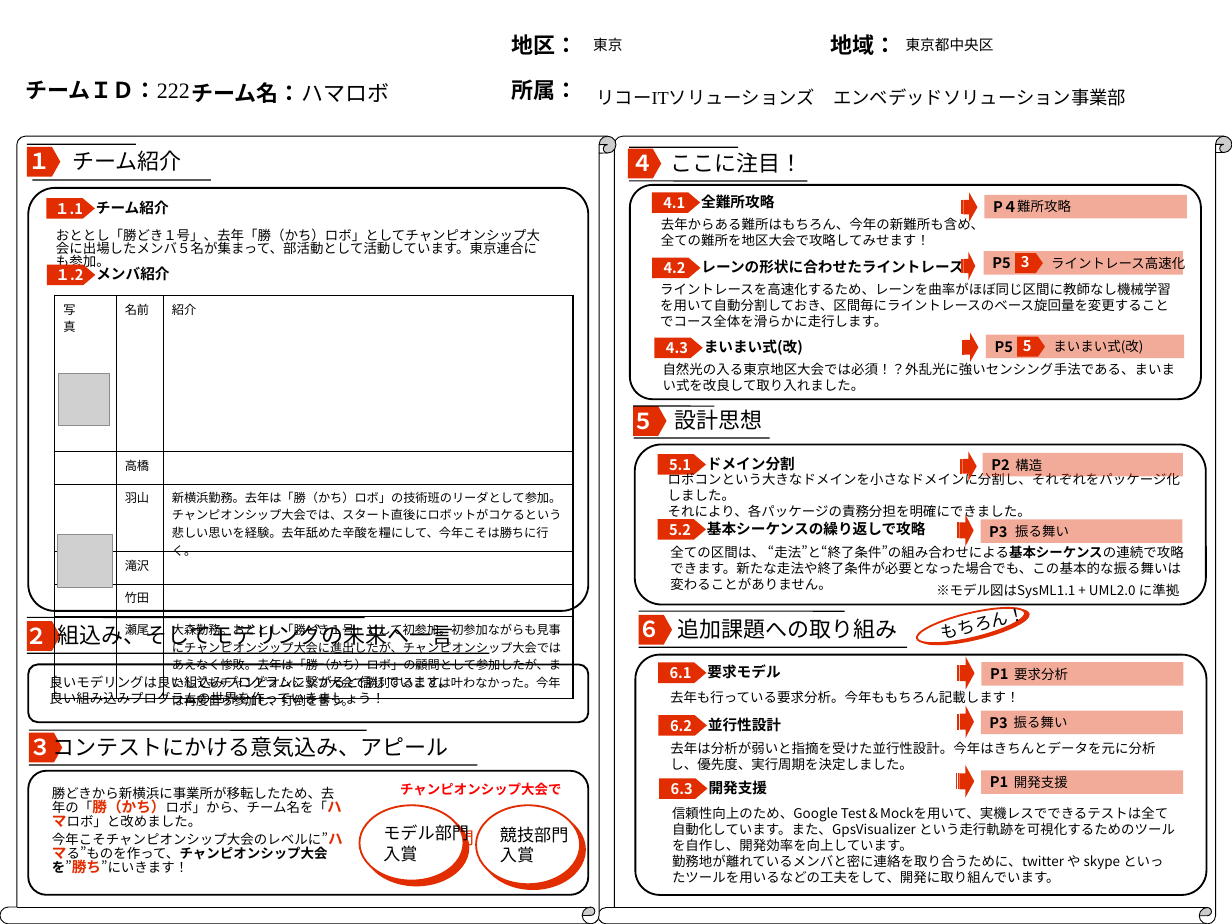
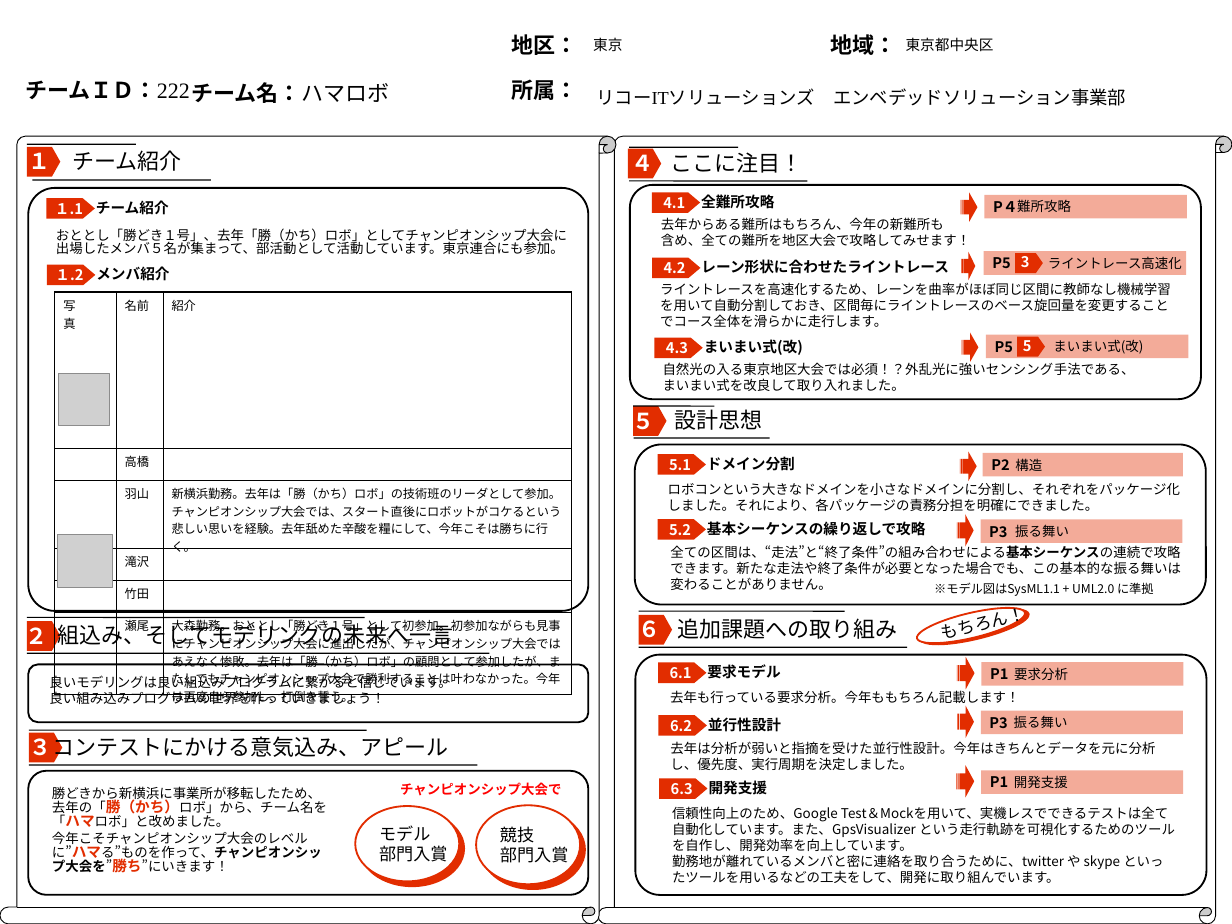
Before and after one commit to jrits/model2011, a slide deck: slide 1 of model_0/222_hamarobo_concept.ppt. Drawn at 1232x924 pixels with LibreOffice and Linux fonts; fonts in the diff are those of the drawing; grey boxes stand for pictures; background and template pictures are left out. Boxes give left, top, right and bottom in pixels: in the first picture for what was removed or moved away, otherwise in the second. Text is boxed around its words. In the diff, an @@ line names an element or a change of style, - is before the commit and + after.

```diff
--- a/model_0/222_hamarobo_concept.ppt
+++ b/model_0/222_hamarobo_concept.ppt
@@ text "おととし「勝どき１号」、去年「勝（かち）ロボ」としてチャンピオンシップ大会に出場したメンバ５名が集まって、部活動として活 ..." rewrapped from <box>56,228,540,270</box> to <box>56,228,567,254</box> @@
@@ text at <box>661,217,970,246</box>: spaces changed @@
-去年からある難所はもちろん、今年の新難所も含め、
-全ての難所を地区大会で攻略してみせます！
+去年からある難所はもちろん、今年の新難所も
+含め、全ての難所を地区大会で攻略してみせます！
@@ text at <box>701,259,949,274</box>: text changed @@
-レーンの形状に合わせたライントレース
+レーン形状に合わせたライントレース
@@ table: place and size @@
-table at <box>55,296,574,710</box>
+table at <box>55,292,571,708</box>
@@ rectangle "P5": place and size @@
-rectangle "P5" at <box>986,334,1184,358</box>
+rectangle "P5" at <box>986,334,1188,358</box>
@@ text at <box>663,360,1135,391</box>: text changed @@
-自然光の入る東京地区大会では必須！？外乱光に強いセンシング手法である、まいまい式を改良して取り入れました。
+自然光の入る東京地区大会では必須！？外乱光に強いセンシング手法である、
+まいまい式を改良して取り入れました。
@@ text at <box>668,480,1180,511</box>: text changed @@
-ロボコンという大きなドメインを小さなドメインに分割し、それぞれをパッケージ化しました。
-それにより、各パッケージの責務分担を明確にできました。
+ロボコンという大きなドメインを小さなドメインに分割し、それぞれをパッケージ化しました。それにより、各パッケージの責務分担を明確にできました。
@@ text at <box>670,543,1180,590</box>: spaces changed @@
-全ての区間は、 “走法”と“終了条件”の組み合わせによる基本シーケンスの連続で攻略できます。新たな走法や終了条件が必要となった場合でも、この基本的な振る舞いは変わることがありません。
+全ての区間は、“走法”と“終了条件”の組み合わせによる基本シーケンスの連続で攻略できます。新たな走法や終了条件が必要となった場合でも、この基本的な振る舞いは変わることがありません。
@@ text "※モデル図はSysML1.1 + UML2.0 に準拠" at <box>934,582,1154,596</box>: size 11 to 10 pt @@
@@ outline redrawn in 8 elements at <box>961,193,978,223</box>, <box>961,252,975,281</box>, <box>962,333,979,363</box>, <box>960,451,977,481</box>, <box>957,514,973,546</box>, <box>957,657,974,690</box>, <box>957,765,974,797</box>, <box>957,706,974,738</box> @@
@@ text "勝どきから新横浜に事業所が移転したため、去年の「勝（かち）ロボ」から、チーム名を「ハマロボ」と改めました。" rewrapped from <box>52,786,343,873</box> to <box>52,786,327,872</box> @@
@@ ellipse "モデル": place and size @@
-ellipse "モデル" at <box>360,805,464,881</box>
+ellipse "モデル" at <box>356,806,459,882</box>
@@ text in ellipse at <box>379,827,448,862</box>: spaces changed @@
-モデル部門
-入賞
+モデル
+部門入賞
@@ text in ellipse at <box>500,828,569,863</box>: spaces changed @@
-競技部門
-入賞
+競技
+部門入賞
```
Also in this commit, not shown: 2 other slides changed.
